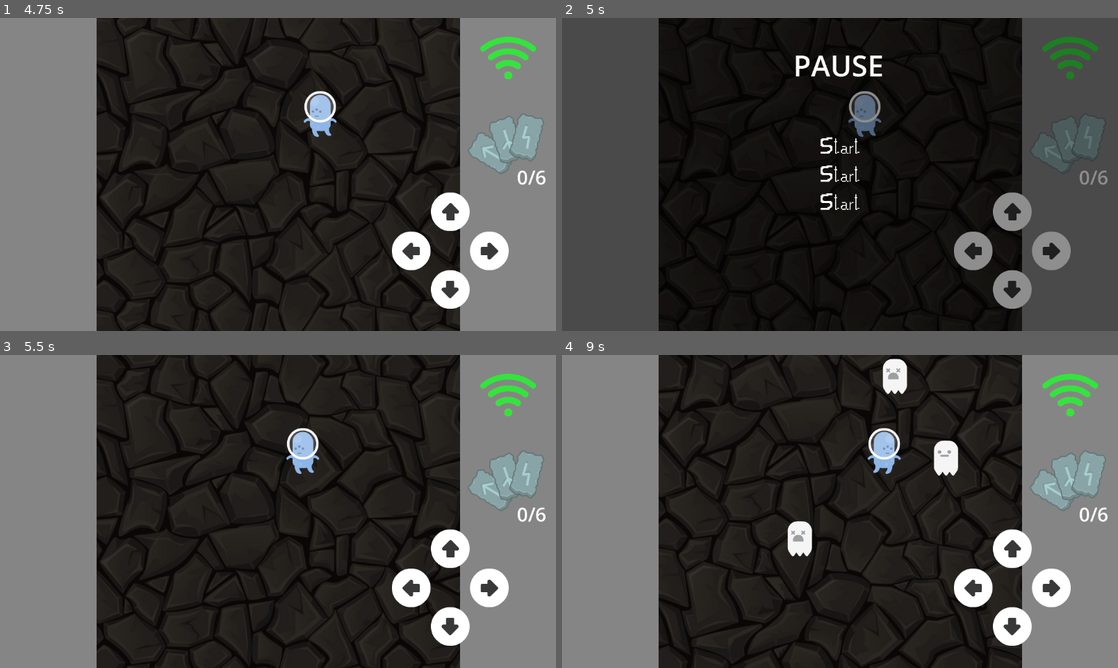
Above: before the commit, frames 1-4 (two rows, left to right).
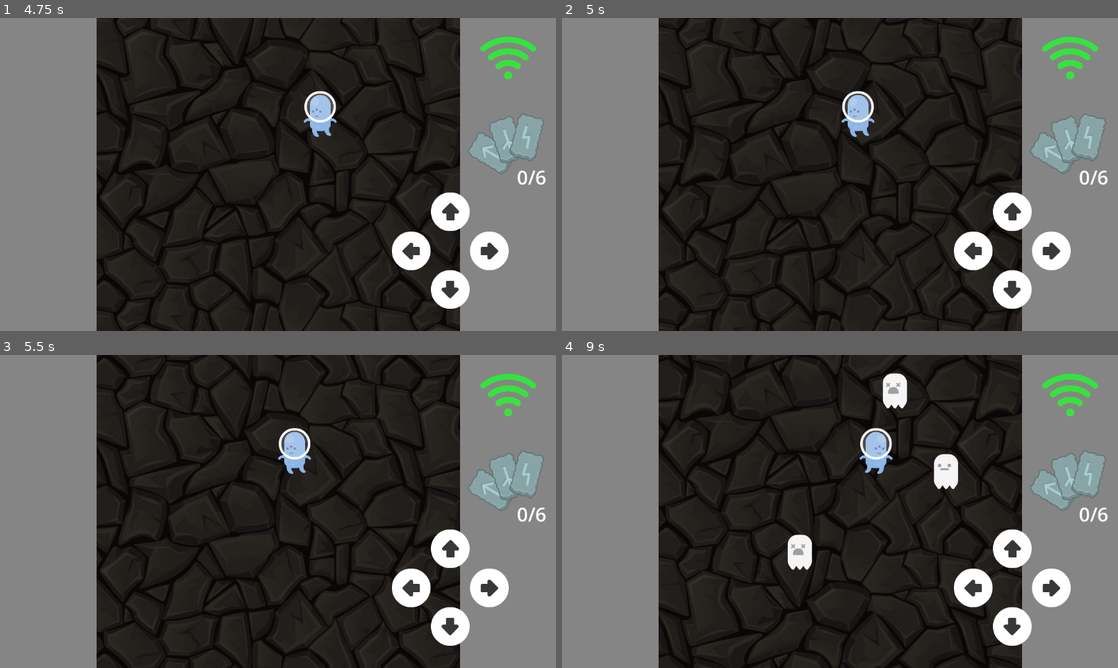
Above: after the commit, the same moments.

Repository: ManuelOteroFernandez/LudumDate55
Game: Godot game, scene res://Menus/SceneManager.tscn
The game is run twice, just before and just after one commit, with the same random seed, the same clock (stepped at 60 frames per second) and the same inputs.
Inputs (mouse positions are in pixels of both pictures, inside the frame that each line leads up to):
- Up to frame 1 (4.75 s): click (278, 193) at 0.5 s; move the mouse to (400, 158) at 1.27 s; hold Right (ui_right) 1.28-2.03 s; move the mouse to (166, 190) at 2.02 s; hold Down (ui_down) 2.03-2.78 s; move the mouse to (533, 177) at 2.77 s; hold Right (ui_right) 2.78-3.53 s; move the mouse to (250, 237) at 3.52 s; hold Up (ui_up) 3.53-4.28 s; move the mouse to (444, 221) at 4.27 s; hold Left (ui_left) from 4.28 s (still down)
- Up to frame 2 (5 s): keep holding Left (ui_left); tap P (ui_pause) at 4.9 s
- Up to frame 3 (5.5 s): release Left (ui_left) at 5 s; click (278, 483) at 5.02 s
- Up to frame 4 (9 s): move the mouse to (673, 464) at 5.77 s; hold Left (ui_left) 5.78-6.53 s; move the mouse to (867, 511) at 6.52 s; hold Down (ui_down) 6.53-7.28 s; move the mouse to (756, 433) at 7.27 s; hold Right (ui_right) 7.28-8.03 s; move the mouse to (962, 495) at 8.02 s; hold Up (ui_up) 8.03-8.78 s; move the mouse to (728, 527) at 8.77 s; hold Right (ui_right) from 8.78 s (still down)

Frame 1 is identical in both runs. In frame 2, 42% of the frame differs, in the area x 0-100%, y 0-100%; in frame 3, 5.6%; in frame 4, 7.1%.

Commit message:
Pause screen

Diff:
--- a/Menus/SceneManager.gd
+++ b/Menus/SceneManager.gd
@@ -18,6 +18,6 @@
 	nextScene = LOST_SCREEN
 	$TransitionScreen.transition()
 
-func _on_main_exit_menu():
+func go_to_game():
 	nextScene = GAME
 	$TransitionScreen.transition()
--- a/Menus/SceneManager.tscn
+++ b/Menus/SceneManager.tscn
@@ -5,6 +5,7 @@
 [ext_resource type="PackedScene" uid="uid://cxmbnt1e7j5dx" path="res://Menus/TransitionScreen.tscn" id="2_2as76"]
 
 [node name="SceneManager" type="Node2D"]
+process_mode = 3
 script = ExtResource("1_n1fy5")
 
 [node name="CurrentScene" type="Node" parent="."]
@@ -16,7 +17,7 @@
 [node name="ColorRect" parent="TransitionScreen" index="0"]
 mouse_filter = 2
 
-[connection signal="exit_menu" from="CurrentScene/Main" to="." method="_on_main_exit_menu"]
+[connection signal="exit_menu" from="CurrentScene/Main" to="." method="go_to_game"]
 [connection signal="transitioned" from="TransitionScreen" to="." method="_on_transition_screen_transitioned"]
 
 [editable path="TransitionScreen"]
--- a/UI/pauseScreen.gd
+++ b/UI/pauseScreen.gd
@@ -13,9 +13,8 @@
 
 
 func _on_btn_restart_pressed():
-	pass
-	#TODO Hay que modificar scenemanager
-	#get_tree().reload_current_scene()
+	Global.pause()
+	get_tree().current_scene.go_to_game()
 
 
 func _on_btn_resume_pressed():
--- a/global.gd
+++ b/global.gd
@@ -31,8 +31,8 @@
 		pause()
 
 func pause():
-	var currentScene = get_tree().current_scene.find_child("Game",true,false)
-	if  currentScene:
+	var currentScene = get_tree().current_scene.get_child(0).get_child(0)
+	if  currentScene.is_in_group("GAME"):
 		var isPaused = get_tree().paused
 		get_tree().paused = not isPaused
 		if not isPaused:
